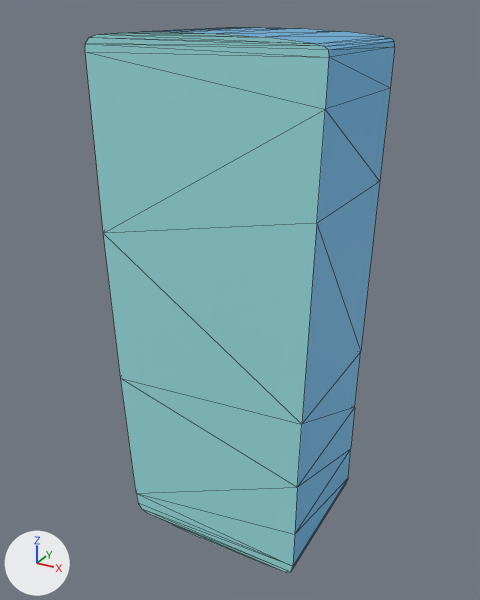
The glTF model scene/models/alphaNum/1.glb as it was, and as the next commit left it.
Camera for both pictures: a 50 mm camera at (0.34, -0.626, 0.584) aimed at (-0.003, -0.002, 0.272). Lighting does not change. The marker at lower left points along +X, +Y and +Z. Mesh edges are drawn as thin lines. Objects named as collision shapes, trigger or cutter boxes, shadow casters or lower levels of detail are left out. Where no turn or scale is listed for an object, it has been applied to the vertices.

The first picture shows '1'.
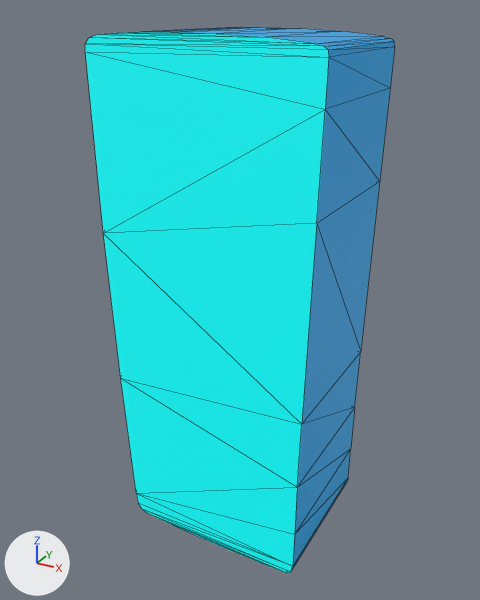
Location of each change, (x1, y1, x2, y2) in pixels of the pictures (480 x 600 px):
'1', recoloured
    both: (85, 27, 395, 573)

Patch to the scene script:
```diff
--- a/scene/models/alphaNum/1.glb.py
+++ b/scene/models/alphaNum/1.glb.py
@@ mat_light @@
 mat_light = principled_material('Light')
-mat_light.base_color = (0.251, 0.566, 0.581)  # cyan #89c6c9
-mat_light.emission_color = (0.05, 0.113, 0.115)  # dark cyan #3f5e5f
+mat_light.base_color = (0.0, 1.0, 1.0)  # cyan #00ffff
+mat_light.emission_color = (0.0, 0.2, 0.2)  # dark cyan #007c7c
 mat_light.emission_strength = 1.0
@@ mat_dark @@
 mat_dark = principled_material('Dark')
-mat_dark.base_color = (0.101, 0.338, 0.562)  # blue #599dc6
+mat_dark.base_color = (0.0, 0.296, 0.651)  # cyan #0094d3
 mat_dark.emission_color = (0.02, 0.0673, 0.113)  # dark blue #27495e
```
